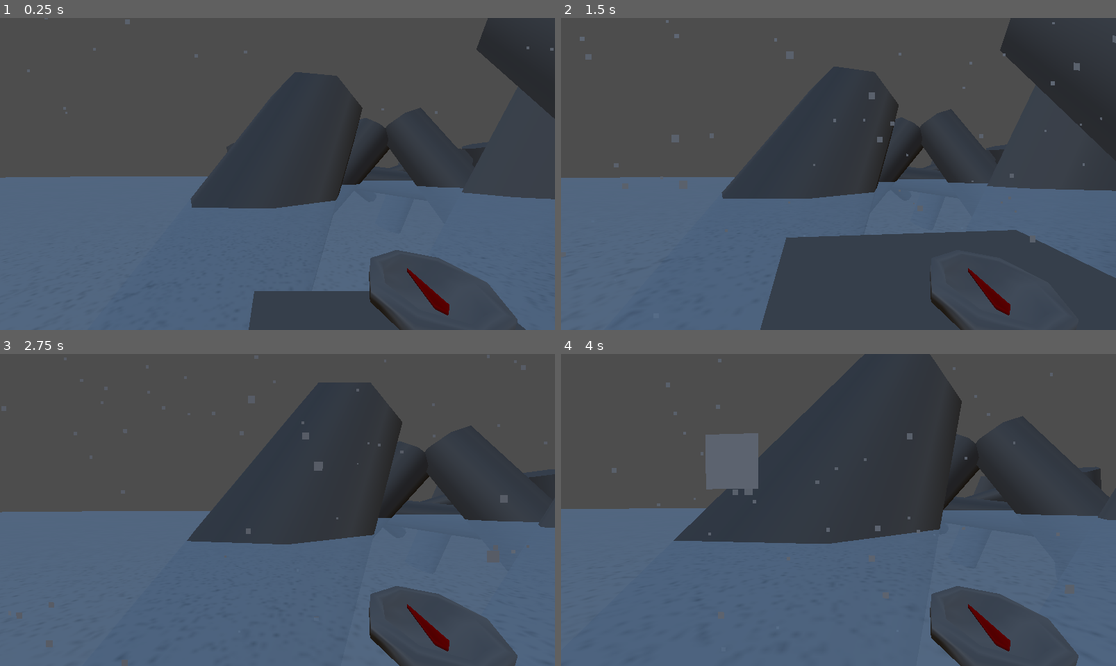
Above: before the commit, frames 1-4 (two rows, left to right).
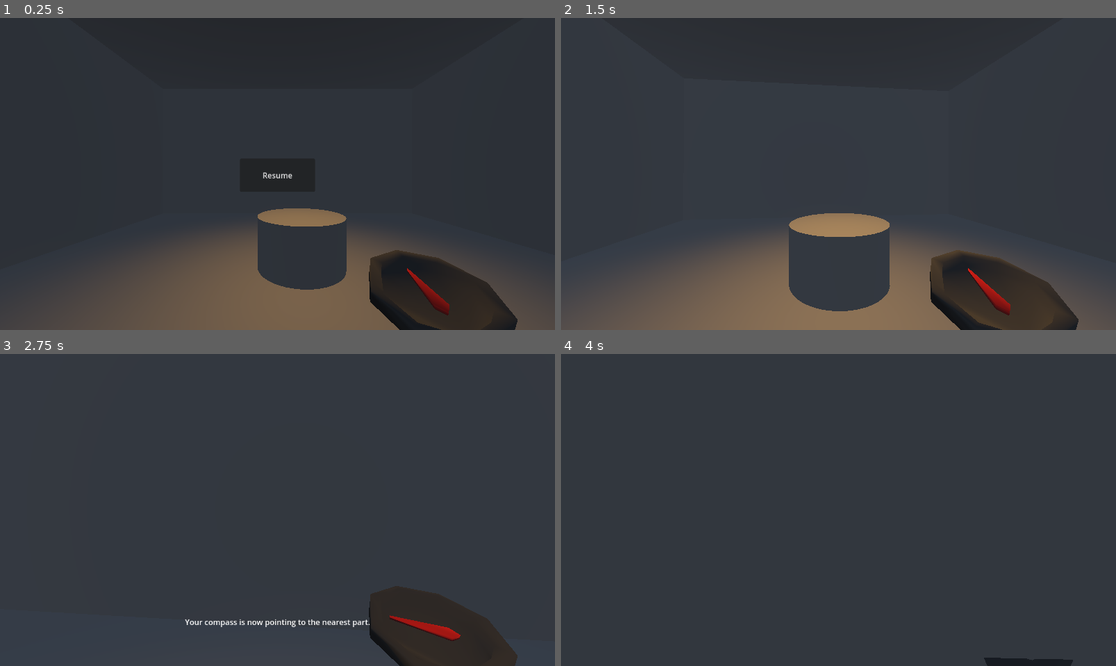
Above: after the commit, the same moments.

Repository: 7Limes/Frostlit
Game: Godot game, scene res://main-scene.tscn
Same seed, same stepped clock (60 frames per second), same inputs: the game is played once before the commit and once after it. Sound files missing from this copy of the repository are replaced by a short silence.
Inputs (mouse positions are in pixels of both pictures, inside the frame that each line leads up to):
- Up to frame 1 (0.25 s): no input
- Up to frame 2 (1.5 s): click (838, 174) at 0.5 s, where only the run after the commit has a clickable "Resume"; move the mouse to (866, 174) at 1.27 s; hold W (forward) from 1.28 s (still down); tap E (interact) at 1.35 s
- Up to frame 3 (2.75 s): keep holding W (forward); tap E (interact) at 2, 2.1 s; move the mouse to (249, 510) at 2.02 s
- Up to frame 4 (4 s): keep holding W (forward); move the mouse to (849, 503) at 2.77 s; tap E (interact) at 2.85, 3.6 s; move the mouse to (832, 516) at 3.52 s

The runs differ from the first frame. In frame 1, 81% of the frame differs, in the area x 0-100%, y 0-100%; in frame 2, 70%; in frame 3, 82%; in frame 4, 72%.

Commit message:
Add pause menu, move scripts

Diff:
--- a/Assets/Materials/Compass/compass.tres
+++ b/Assets/Materials/Compass/compass.tres
@@ -1,6 +1,5 @@
-[gd_resource type="StandardMaterial3D" load_steps=2 format=3 uid="uid://b1bqiufh1204w"]
-
-[ext_resource type="Texture2D" uid="uid://biis0yns4pbm7" path="res://Assets/Materials/Compass/compass.png" id="1_oc5y4"]
+[gd_resource type="StandardMaterial3D" format=3 uid="uid://b1bqiufh1204w"]
 
 [resource]
-albedo_texture = ExtResource("1_oc5y4")
+transparency = 1
+albedo_color = Color(0.23031491, 0.23031494, 0.23031494, 1)
--- a/Player/player.gd
+++ b/Player/player.gd
@@ -42,18 +42,14 @@
 var item_state: ItemState = ItemState.NEXT
 
 
+func _ready() -> void:
+	Input.mouse_mode = Input.MOUSE_MODE_CAPTURED
+	toggle_indoors(true)
+
+
 func _unhandled_input(event: InputEvent) -> void:
 	if event is InputEventMouseMotion and Input.mouse_mode == Input.MOUSE_MODE_CAPTURED:
 		mouse_motion = event.relative
-
-
-func _input(event: InputEvent) -> void:
-	if event.is_action_pressed('pause'):
-		Input.mouse_mode = Input.MOUSE_MODE_VISIBLE
-
-
-func _ready() -> void:
-	Input.mouse_mode = Input.MOUSE_MODE_CAPTURED
 
 
 # Tick functions
--- /dev/null
+++ b/Scripts/General/pause_menu.gd
@@ -0,0 +1,24 @@
+extends ColorRect
+
+var paused = false
+
+
+func update_pause():
+	get_tree().paused = paused
+	visible = paused
+
+	if paused:
+		Input.mouse_mode = Input.MOUSE_MODE_VISIBLE
+	else:
+		Input.mouse_mode = Input.MOUSE_MODE_CAPTURED
+
+
+func _input(event: InputEvent) -> void:
+	if event.is_action_pressed('pause'):
+		paused = not paused
+	update_pause()
+
+
+func _on_resume_button_pressed() -> void:
+	paused = false
+	update_pause()
--- a/Scripts/Item/item.gd
+++ b/Scripts/Item/item.gd
@@ -1,7 +1,15 @@
 extends Area3D
+
+
+const ROTATE_SPEED = 10
+
 
 func _on_body_entered(body: Node3D) -> void:
 	if body is Player and body.item_state == Player.ItemState.NONE:
 		body.item_state = Player.ItemState.HAS
 		visible = false
 		set_deferred('monitoring', false)
+
+
+func _process(delta: float) -> void:
+	rotate_y(delta * ROTATE_SPEED)
--- a/main-scene.tscn
+++ b/main-scene.tscn
@@ -1,15 +1,16 @@
-[gd_scene load_steps=23 format=3 uid="uid://cnivq5x3pn6cr"]
+[gd_scene load_steps=24 format=3 uid="uid://cnivq5x3pn6cr"]
 
 [ext_resource type="Material" uid="uid://d0mxw0twcpkls" path="res://Assets/Materials/Ice/ice.tres" id="1_q2uwy"]
 [ext_resource type="PackedScene" uid="uid://1a0i72xpxodg" path="res://Player/player.tscn" id="2_q2uwy"]
 [ext_resource type="ArrayMesh" uid="uid://do4uqx1m321p1" path="res://Assets/Models/lighthouse.obj" id="5_g86mt"]
-[ext_resource type="Script" uid="uid://2e23ufbfrlxt" path="res://Radar/section.gd" id="5_ikad4"]
+[ext_resource type="Script" uid="uid://2e23ufbfrlxt" path="res://Scripts/Radar/section.gd" id="5_ikad4"]
 [ext_resource type="Script" uid="uid://3m43tgnbe0a6" path="res://Scripts/Item/item.gd" id="6_i1fv3"]
 [ext_resource type="Script" uid="uid://dqiqxpxds8shn" path="res://Scripts/Lighthouse/teleport_area.gd" id="7_jvpjp"]
-[ext_resource type="Script" uid="uid://ctkrdogec66yk" path="res://Radar/radar.gd" id="7_t871u"]
+[ext_resource type="Script" uid="uid://ctkrdogec66yk" path="res://Scripts/Radar/radar.gd" id="7_t871u"]
 [ext_resource type="AudioStream" uid="uid://bsnwukbh1y8dl" path="res://Assets/Audio/Door/door-open.mp3" id="8_i1fv3"]
 [ext_resource type="Script" uid="uid://bjhuygaqnea2o" path="res://Scripts/General/fade_rect.gd" id="8_t871u"]
 [ext_resource type="AudioStream" uid="uid://bck3t1o7ld4wu" path="res://Assets/Audio/Door/door_close.mp3" id="9_pc8c5"]
+[ext_resource type="Script" uid="uid://bi3xulqxmf40o" path="res://Scripts/General/pause_menu.gd" id="12_14fha"]
 
 [sub_resource type="ProceduralSkyMaterial" id="ProceduralSkyMaterial_qetym"]
 
@@ -19,6 +20,7 @@
 [sub_resource type="Environment" id="Environment_5e1uj"]
 sky = SubResource("Sky_q2uwy")
 ambient_light_source = 3
+fog_enabled = true
 fog_light_color = Color(0.2106368, 0.23213801, 0.26559368, 1)
 fog_density = 0.1283
 
@@ -54,7 +56,7 @@
 
 [node name="Player" parent="." instance=ExtResource("2_q2uwy")]
 unique_name_in_owner = true
-transform = Transform3D(1, 0, 0, 0, 1, 0, 0, 0, 1, -3.1541648, 2.7478411, -13.782367)
+transform = Transform3D(-4.371139e-08, 0, -1, 0, 1, 0, 1, 0, -4.371139e-08, -3.1541648, 498.19812, -0.40399492)
 
 [node name="DoorOpenSound" type="AudioStreamPlayer3D" parent="Player"]
 stream = ExtResource("8_i1fv3")
@@ -269,6 +271,42 @@
 color = Color(0, 0, 0, 0)
 script = ExtResource("8_t871u")
 
+[node name="PauseMenu" type="ColorRect" parent="."]
+process_mode = 3
+offset_right = 1152.0
+offset_bottom = 653.0
+color = Color(0, 0, 0, 0.11764706)
+script = ExtResource("12_14fha")
+
+[node name="Control" type="Control" parent="PauseMenu"]
+layout_mode = 1
+anchors_preset = 8
+anchor_left = 0.5
+anchor_top = 0.5
+anchor_right = 0.5
+anchor_bottom = 0.5
+offset_left = -20.0
+offset_top = -20.0
+offset_right = 20.0
+offset_bottom = 20.0
+grow_horizontal = 2
+grow_vertical = 2
+
+[node name="ResumeButton" type="Button" parent="PauseMenu/Control"]
+layout_mode = 1
+anchors_preset = 8
+anchor_left = 0.5
+anchor_top = 0.5
+anchor_right = 0.5
+anchor_bottom = 0.5
+offset_left = -78.0
+offset_top = -34.54286
+offset_right = 78.0
+offset_bottom = 34.54286
+grow_horizontal = 2
+grow_vertical = 2
+text = "Resume"
+
 [connection signal="body_entered" from="Sections/Section1/Item" to="Sections/Section1/Item" method="_on_body_entered"]
 [connection signal="body_entered" from="Lighthouse/EnterLighthouseArea" to="Lighthouse/EnterLighthouseArea" method="_on_body_entered"]
 [connection signal="body_exited" from="Lighthouse/EnterLighthouseArea" to="Lighthouse/EnterLighthouseArea" method="_on_body_exited"]
@@ -276,3 +314,4 @@
 [connection signal="body_exited" from="LighthouseRoom/ExitLighthouseArea" to="LighthouseRoom/ExitLighthouseArea" method="_on_body_exited"]
 [connection signal="body_entered" from="LighthouseRoom/RadarTerminal/InteractArea" to="LighthouseRoom/RadarTerminal/InteractArea" method="_on_body_entered"]
 [connection signal="body_exited" from="LighthouseRoom/RadarTerminal/InteractArea" to="LighthouseRoom/RadarTerminal/InteractArea" method="_on_body_exited"]
+[connection signal="pressed" from="PauseMenu/Control/ResumeButton" to="PauseMenu" method="_on_resume_button_pressed"]
Binary file added: Assets/Materials/Compass/CompassTexture.png
Not shown, changed: Assets/Materials/Compass/CompassTexture.png.import
Binary file removed: Assets/Materials/Compass/compass.png
Not shown, changed: Assets/Models/base-new.obj
Not shown, added: Scripts/General/pause_menu.gd.uid
Renamed: Radar/radar.gd -> Scripts/Radar/radar.gd
Renamed: Radar/radar.gd.uid -> Scripts/Radar/radar.gd.uid
Renamed: Radar/section.gd -> Scripts/Radar/section.gd
Renamed: Radar/section.gd.uid -> Scripts/Radar/section.gd.uid
